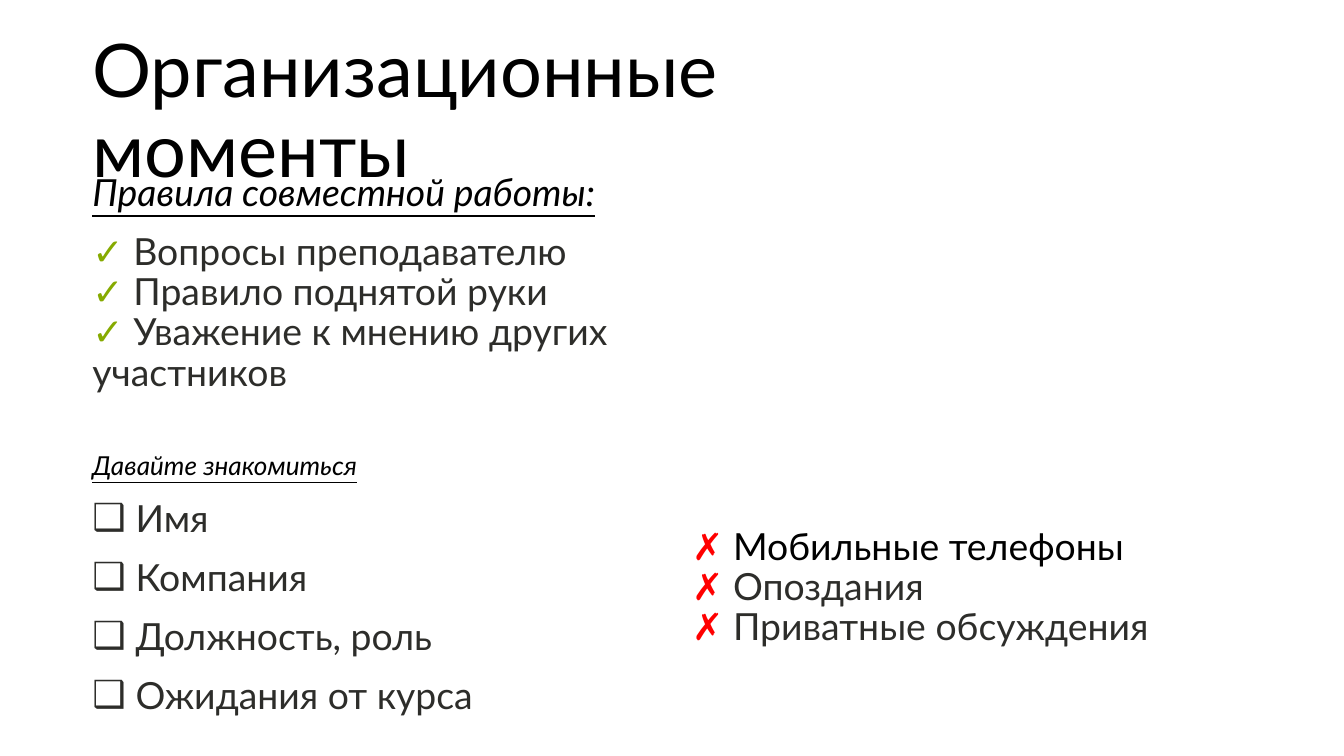
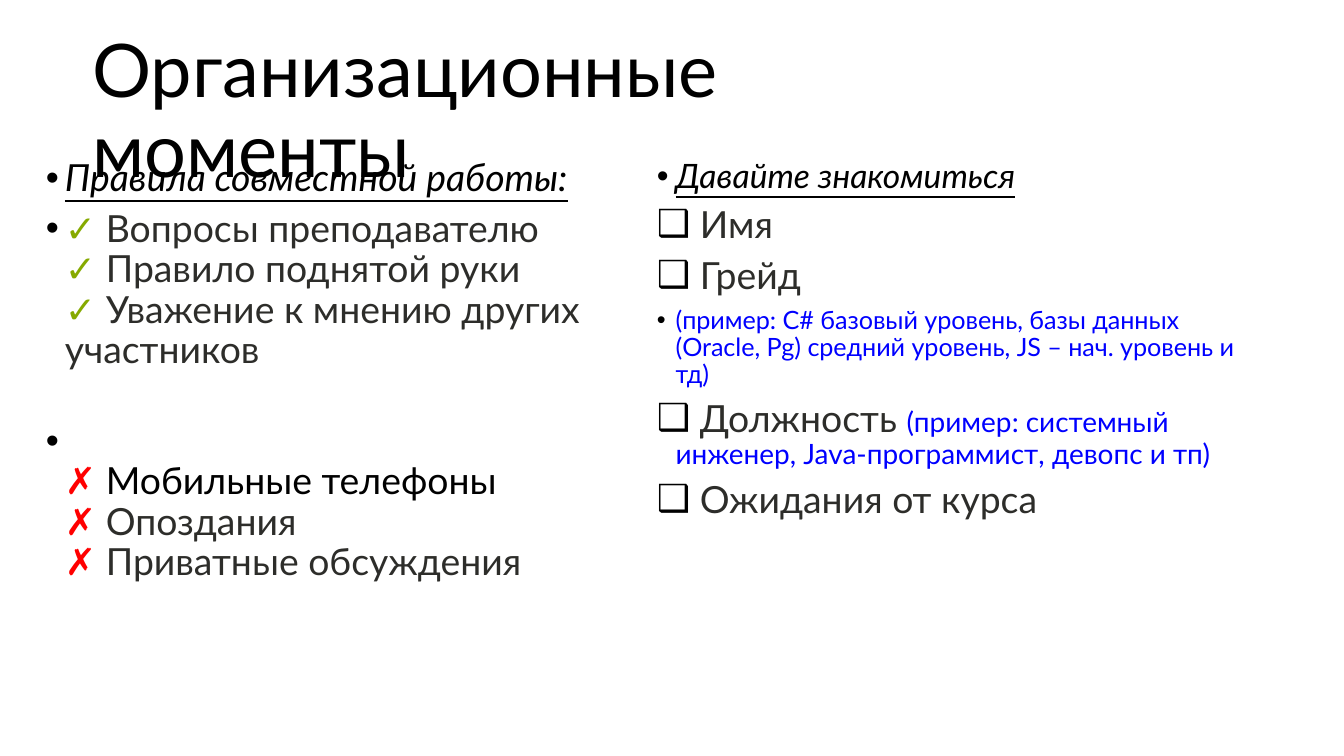
Before and after one commit to ookotukoo/pt-2.1-from-11.11, a slide deck: slide 3 of m1/ppt/1.pptx. Drawn at 1344x756 pixels with LibreOffice and Linux fonts; fonts in the diff are those of the drawing; background and template pictures are left out. Boxes give left, top, right and bottom in pixels: in the first picture for what was removed or moved away, otherwise in the second. Text is boxed around its words. In the diff, an @@ line names an element or a change of style, - is before the commit and + after.

```diff
--- a/m1/ppt/1.pptx
+++ b/m1/ppt/1.pptx
@@ subtitle at box(65, 159, 1234, 520): paragraph added @@
+• ✗ Мобильные телефоны
+  ✗ Опоздания
+  ✗ Приватные обсуждения
@@ subtitle "Правила совместной работы:": place and size @@
-subtitle "Правила совместной работы:" at box(92, 173, 1149, 716)
+subtitle "Правила совместной работы:" at box(65, 159, 1234, 520)
@@ subtitle at box(65, 159, 1037, 520): size 14 to 18 pt in "Давайте знакомиться"; bullet none to •; less space between paragraphs; indent changed @@
@@ subtitle at box(676, 262, 1234, 469): text changed; size 20 to 13.5 pt; text colour #2D2D2A to #0000FF @@
-❑ Компания
-❑ Должность, роль
+❑ Грейд
+• (пример: C# базовый уровень, базы данных (Oracle, Pg) средний уровень, JS – нач. уровень и тд)
+❑ Должность (пример: системный инженер, Java-программист, девопс и тп)
@@ subtitle at box(733, 533, 1149, 647): paragraph removed @@
-✗ Мобильные телефоны
-✗ Опоздания
-✗ Приватные обсуждения
```
Also in this commit, not shown: 2 other slides changed, 9 slides added, 1 slide removed, 7 other files.
